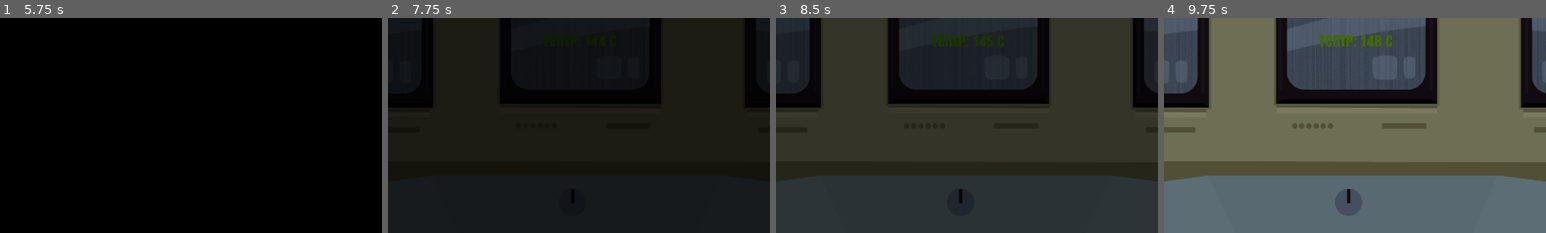
Above: before the commit, frames 1-4 (left to right).
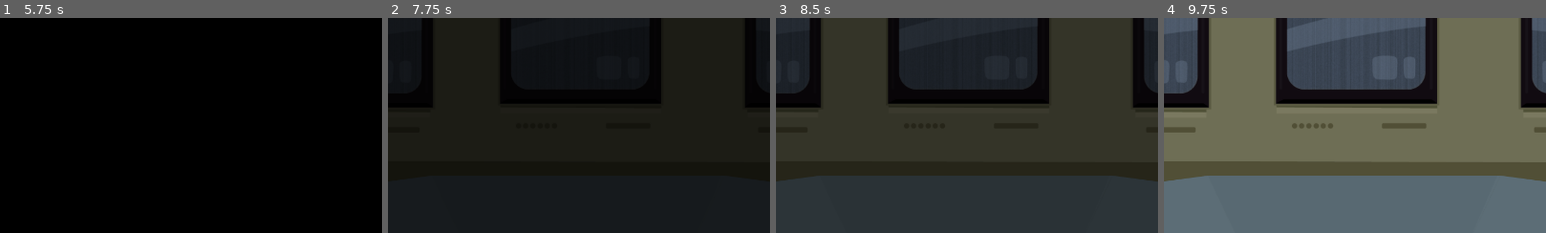
Above: after the commit, the same moments.

Repository: LuckyDog-Studios/ReactorControl
Game: Godot game, scene res://scenes/main_menu.tscn
The game is run twice, just before and just after one commit, with the same random seed, the same clock (stepped at 60 frames per second) and the same inputs. Sound files missing from this copy of the repository are replaced by a short silence.
Inputs (mouse positions are % of the whole screen's width and height, from its top left):
- Up to frame 1 (5.75 s): click "Start" at 0.5 s; click "Start" at 1.25 s; click "Start" at 2 s; click "Settings" at 2.75 s; move the mouse to (72, 45) at 3.52 s; tap Enter at 4.25 s; move the mouse to (49, 56) at 4.27 s; tap Space (SPACE) at 4.35, 5 s; move the mouse to (60, 28) at 5.02 s; hold Space (SPACE) from 5.03 s (still down)
- Up to frame 2 (7.75 s): tap Enter at 5.75, 7.25 s; move the mouse to (45, 70) at 5.77 s; release Space (SPACE) at 5.78 s; tap Space (SPACE) at 5.85, 6.5, 7.35 s; move the mouse to (80, 65) at 6.52 s; hold Space (SPACE) 6.53-7.28 s; move the mouse to (20, 35) at 7.27 s
- Up to frame 3 (8.5 s): tap Space (SPACE) at 8 s; move the mouse to (55, 50) at 8.02 s; hold Space (SPACE) from 8.03 s (still down)
- Up to frame 4 (9.75 s): move the mouse to (35, 25) at 8.77 s; release Space (SPACE) at 8.78 s; tap Space (SPACE) at 8.85 s; move the mouse to (72, 45) at 9.52 s; hold Space (SPACE) from 9.53 s (still down)
The pictures show only the part of the screen within x 25-75%, y 13-63%; the shares and areas given below are measured in that part.

Frame 1 is identical in both runs. In frame 2, 0.2% of the frame differs, in the area x 40-50%, y 8-86%; in frame 3, 0.6%; in frame 4, 1.3%, in the area x 40-60%, y 8-92%.
Error before the commit: Cannot call method 'change_scene_to_file' on a null value. (res://scenes/main_menu.gd:9)
Error after the commit: Cannot call method 'change_scene_to_file' on a null value. (res://scripts/main_menu.gd:9)

Commit message:
improved code slightly for starting sequence

Diff:
--- a/scenes/explosion_effect.tscn
+++ b/scenes/explosion_effect.tscn
@@ -88,7 +88,13 @@
 "explosion": SubResource("Animation_10uud")
 }
 
-[node name="Explosion Effect" type="Node2D"]
+[node name="Explosion Effect" type="Control"]
+layout_mode = 3
+anchors_preset = 15
+anchor_right = 1.0
+anchor_bottom = 1.0
+grow_horizontal = 2
+grow_vertical = 2
 
 [node name="AnimationPlayer" type="AnimationPlayer" parent="."]
 libraries = {
@@ -99,10 +105,12 @@
 [node name="ColorRect" type="ColorRect" parent="."]
 self_modulate = Color(1, 1, 1, 0)
 top_level = true
-offset_left = -22.0
-offset_top = -37.0
-offset_right = 1177.0
-offset_bottom = 674.0
+layout_mode = 1
+anchors_preset = 15
+anchor_right = 1.0
+anchor_bottom = 1.0
+grow_horizontal = 2
+grow_vertical = 2
 size_flags_vertical = 8
 
 [node name="SFX" type="Node" parent="."]
--- a/scenes/game.tscn
+++ /dev/null
@@ -1,209 +0,0 @@
-[gd_scene load_steps=16 format=3 uid="uid://c33o2lwv0nhgd"]
-
-[ext_resource type="Script" path="res://scripts/game.gd" id="1_dnj6m"]
-[ext_resource type="Texture2D" uid="uid://cxbc3iybvsxol" path="res://assets/sprites/temp bg.png" id="1_ikh0n"]
-[ext_resource type="PackedScene" uid="uid://blxoaaoq5ojah" path="res://scenes/dial.tscn" id="2_0eu7q"]
-[ext_resource type="Texture2D" uid="uid://cv0xiybe3480p" path="res://assets/sprites/control panel temp 2.png" id="2_53gsd"]
-[ext_resource type="PackedScene" uid="uid://be7yh8pbi0c6v" path="res://scenes/dialogue.tscn" id="3_33gnw"]
-[ext_resource type="PackedScene" uid="uid://cgk103hsb1ves" path="res://scenes/temperature_system.tscn" id="3_lucyu"]
-[ext_resource type="Texture2D" uid="uid://cnkxuv67uivd4" path="res://assets/sprites/Screen slight side pov.png" id="6_s72d6"]
-[ext_resource type="Texture2D" uid="uid://dfjsmwig40k57" path="res://assets/sprites/Sreen front pov.png" id="7_kgpya"]
-[ext_resource type="PackedScene" uid="uid://d3r74yl807ykd" path="res://scenes/random_event_machine.tscn" id="8_2xqu4"]
-[ext_resource type="PackedScene" uid="uid://ct6eta633c7pu" path="res://scenes/explosion_effect.tscn" id="9_sxn86"]
-[ext_resource type="PackedScene" uid="uid://c0twpdx55si15" path="res://scenes/PauseMenu.tscn" id="11_mwg0y"]
-[ext_resource type="AudioStream" uid="uid://bi1n6oh7nc0ss" path="res://assets/sounds/738590__randomrecord19__alarm-4.wav" id="12_e3o6m"]
-
-[sub_resource type="Animation" id="Animation_b7270"]
-length = 0.001
-tracks/0/type = "value"
-tracks/0/imported = false
-tracks/0/enabled = true
-tracks/0/path = NodePath("UI Elements/ColorRect:color")
-tracks/0/interp = 1
-tracks/0/loop_wrap = true
-tracks/0/keys = {
-"times": PackedFloat32Array(0),
-"transitions": PackedFloat32Array(1),
-"update": 0,
-"values": [Color(0, 0, 0, 1)]
-}
-tracks/1/type = "value"
-tracks/1/imported = false
-tracks/1/enabled = true
-tracks/1/path = NodePath("Sounds/738590Randomrecord19Alarm-4:playing")
-tracks/1/interp = 1
-tracks/1/loop_wrap = true
-tracks/1/keys = {
-"times": PackedFloat32Array(0),
-"transitions": PackedFloat32Array(1),
-"update": 1,
-"values": [false]
-}
-tracks/2/type = "value"
-tracks/2/imported = false
-tracks/2/enabled = true
-tracks/2/path = NodePath("Sounds/738590Randomrecord19Alarm-4:volume_db")
-tracks/2/interp = 1
-tracks/2/loop_wrap = true
-tracks/2/keys = {
-"times": PackedFloat32Array(0),
-"transitions": PackedFloat32Array(1),
-"update": 0,
-"values": [0.0]
-}
-tracks/3/type = "value"
-tracks/3/imported = false
-tracks/3/enabled = true
-tracks/3/path = NodePath("Sounds/738590Randomrecord19Alarm-4:pitch_scale")
-tracks/3/interp = 1
-tracks/3/loop_wrap = true
-tracks/3/keys = {
-"times": PackedFloat32Array(0),
-"transitions": PackedFloat32Array(1),
-"update": 0,
-"values": [1.0]
-}
-
-[sub_resource type="Animation" id="Animation_k614b"]
-resource_name = "starting_sequence"
-length = 20.0
-tracks/0/type = "value"
-tracks/0/imported = false
-tracks/0/enabled = true
-tracks/0/path = NodePath("UI Elements/ColorRect:color")
-tracks/0/interp = 1
-tracks/0/loop_wrap = true
-tracks/0/keys = {
-"times": PackedFloat32Array(0, 2.03333, 7),
-"transitions": PackedFloat32Array(1, 2.07053, 1),
-"update": 0,
-"values": [Color(0, 0, 0, 1), Color(0, 0, 0, 1), Color(0, 0, 0, 0)]
-}
-tracks/1/type = "value"
-tracks/1/imported = false
-tracks/1/enabled = true
-tracks/1/path = NodePath("Sounds/738590Randomrecord19Alarm-4:playing")
-tracks/1/interp = 1
-tracks/1/loop_wrap = true
-tracks/1/keys = {
-"times": PackedFloat32Array(0.133333),
-"transitions": PackedFloat32Array(1),
-"update": 1,
-"values": [true]
-}
-tracks/2/type = "value"
-tracks/2/imported = false
-tracks/2/enabled = true
-tracks/2/path = NodePath("Sounds/738590Randomrecord19Alarm-4:volume_db")
-tracks/2/interp = 1
-tracks/2/loop_wrap = true
-tracks/2/keys = {
-"times": PackedFloat32Array(0, 6.8),
-"transitions": PackedFloat32Array(0.535887, 1),
-"update": 0,
-"values": [-80.0, -10.0]
-}
-tracks/3/type = "value"
-tracks/3/imported = false
-tracks/3/enabled = true
-tracks/3/path = NodePath("Sounds/738590Randomrecord19Alarm-4:pitch_scale")
-tracks/3/interp = 1
-tracks/3/loop_wrap = true
-tracks/3/keys = {
-"times": PackedFloat32Array(2.7, 4.9),
-"transitions": PackedFloat32Array(1, 1),
-"update": 0,
-"values": [0.8, 1.0]
-}
-tracks/4/type = "method"
-tracks/4/imported = false
-tracks/4/enabled = true
-tracks/4/path = NodePath(".")
-tracks/4/interp = 1
-tracks/4/loop_wrap = true
-tracks/4/keys = {
-"times": PackedFloat32Array(7.76667),
-"transitions": PackedFloat32Array(1),
-"values": [{
-"args": [PackedStringArray("Testing... Testing.. 123... Testing", "It is working!"), PackedStringArray("Noah", "Noah")],
-"method": &"type_array"
-}]
-}
-
-[sub_resource type="AnimationLibrary" id="AnimationLibrary_h3kk6"]
-_data = {
-"RESET": SubResource("Animation_b7270"),
-"starting_sequence": SubResource("Animation_k614b")
-}
-
-[node name="Game" type="Node2D"]
-script = ExtResource("1_dnj6m")
-
-[node name="Art" type="Node2D" parent="."]
-scale = Vector2(1.66344, 1.66344)
-
-[node name="TempBg" type="Sprite2D" parent="Art"]
-position = Vector2(576, 324.5)
-scale = Vector2(0.76494, 0.589464)
-texture = ExtResource("1_ikh0n")
-
-[node name="Control Panel" type="Sprite2D" parent="Art"]
-position = Vector2(576, 568)
-scale = Vector2(0.794872, 0.794872)
-texture = ExtResource("2_53gsd")
-
-[node name="LeftScreen" type="Sprite2D" parent="Art"]
-position = Vector2(228, 138)
-texture = ExtResource("6_s72d6")
-
-[node name="MidScreen" type="Sprite2D" parent="Art"]
-position = Vector2(580, 138)
-texture = ExtResource("7_kgpya")
-
-[node name="RightScreen" type="Sprite2D" parent="Art"]
-position = Vector2(956, 138)
-texture = ExtResource("6_s72d6")
-flip_h = true
-
-[node name="Dial" parent="." instance=ExtResource("2_0eu7q")]
-position = Vector2(944, 600)
-
-[node name="Explosion Effect" parent="." instance=ExtResource("9_sxn86")]
-
-[node name="UI Elements" type="CanvasLayer" parent="."]
-
-[node name="Dialogue" parent="UI Elements" instance=ExtResource("3_33gnw")]
-
-[node name="Temperature System" parent="UI Elements" instance=ExtResource("3_lucyu")]
-anchors_preset = -1
-anchor_left = 0.4
-anchor_right = 0.599
-anchor_bottom = 0.0
-offset_left = 40.0
-offset_top = 104.0
-offset_right = -33.2479
-offset_bottom = 286.0
-size_flags_horizontal = 8
-
-[node name="Pause Menu" parent="UI Elements" instance=ExtResource("11_mwg0y")]
-
-[node name="ColorRect" type="ColorRect" parent="UI Elements"]
-anchors_preset = 15
-anchor_right = 1.0
-anchor_bottom = 1.0
-grow_horizontal = 2
-grow_vertical = 2
-mouse_filter = 2
-color = Color(0, 0, 0, 1)
-
-[node name="AnimationPlayer" type="AnimationPlayer" parent="."]
-libraries = {
-"": SubResource("AnimationLibrary_h3kk6")
-}
-
-[node name="Random Event Machine" parent="." instance=ExtResource("8_2xqu4")]
-
-[node name="Sounds" type="Node" parent="."]
-
-[node name="738590Randomrecord19Alarm-4" type="AudioStreamPlayer" parent="Sounds"]
-stream = ExtResource("12_e3o6m")
--- a/scenes/main_menu.tscn
+++ b/scenes/main_menu.tscn
@@ -1,6 +1,6 @@
 [gd_scene load_steps=5 format=3 uid="uid://bfxflwcsoygu"]
 
-[ext_resource type="Script" path="res://scenes/main_menu.gd" id="1_p2008"]
+[ext_resource type="Script" path="res://scripts/main_menu.gd" id="1_p2008"]
 
 [sub_resource type="Animation" id="Animation_hdxlj"]
 length = 0.001
--- /dev/null
+++ b/scenes/startingsequence.tscn
@@ -0,0 +1,191 @@
+[gd_scene load_steps=16 format=3 uid="uid://c33o2lwv0nhgd"]
+
+[ext_resource type="Script" path="res://scripts/game.gd" id="1_xkqpl"]
+[ext_resource type="Texture2D" uid="uid://cxbc3iybvsxol" path="res://assets/sprites/temp bg.png" id="2_2nboh"]
+[ext_resource type="Texture2D" uid="uid://cv0xiybe3480p" path="res://assets/sprites/control panel temp 2.png" id="3_c8g3w"]
+[ext_resource type="Texture2D" uid="uid://cnkxuv67uivd4" path="res://assets/sprites/Screen slight side pov.png" id="4_l3pbo"]
+[ext_resource type="Texture2D" uid="uid://dfjsmwig40k57" path="res://assets/sprites/Sreen front pov.png" id="5_4fe1s"]
+[ext_resource type="PackedScene" uid="uid://be7yh8pbi0c6v" path="res://scenes/dialogue.tscn" id="6_21dy5"]
+[ext_resource type="PackedScene" uid="uid://c0twpdx55si15" path="res://scenes/PauseMenu.tscn" id="7_e4vty"]
+[ext_resource type="PackedScene" uid="uid://ct6eta633c7pu" path="res://scenes/explosion_effect.tscn" id="8_3ek5j"]
+[ext_resource type="Script" path="res://scripts/sounds.gd" id="10_r75c2"]
+[ext_resource type="AudioStream" uid="uid://dagy1ctsdc812" path="res://assets/sounds/alarm.wav" id="11_pu4yw"]
+
+[sub_resource type="ShaderMaterial" id="ShaderMaterial_kgn6p"]
+
+[sub_resource type="Animation" id="Animation_b7270"]
+length = 0.001
+tracks/0/type = "value"
+tracks/0/imported = false
+tracks/0/enabled = true
+tracks/0/path = NodePath("UI Elements/FadeInRectangle:color")
+tracks/0/interp = 1
+tracks/0/loop_wrap = true
+tracks/0/keys = {
+"times": PackedFloat32Array(0),
+"transitions": PackedFloat32Array(1),
+"update": 0,
+"values": [Color(0, 0, 0, 1)]
+}
+tracks/1/type = "value"
+tracks/1/imported = false
+tracks/1/enabled = true
+tracks/1/path = NodePath("Sounds/AlarmSoundsPlayer:playing")
+tracks/1/interp = 1
+tracks/1/loop_wrap = true
+tracks/1/keys = {
+"times": PackedFloat32Array(0),
+"transitions": PackedFloat32Array(1),
+"update": 1,
+"values": [false]
+}
+tracks/2/type = "value"
+tracks/2/imported = false
+tracks/2/enabled = true
+tracks/2/path = NodePath("Sounds/AlarmSoundsPlayer:volume_db")
+tracks/2/interp = 1
+tracks/2/loop_wrap = true
+tracks/2/keys = {
+"times": PackedFloat32Array(0),
+"transitions": PackedFloat32Array(1),
+"update": 0,
+"values": [-10.0]
+}
+
+[sub_resource type="Animation" id="Animation_gpuvn"]
+resource_name = "repeat warning"
+length = 13.2333
+loop_mode = 1
+
+[sub_resource type="Animation" id="Animation_k614b"]
+resource_name = "starting_sequence"
+length = 13.3667
+tracks/0/type = "value"
+tracks/0/imported = false
+tracks/0/enabled = true
+tracks/0/path = NodePath("UI Elements/FadeInRectangle:color")
+tracks/0/interp = 1
+tracks/0/loop_wrap = true
+tracks/0/keys = {
+"times": PackedFloat32Array(0, 2.03333, 7),
+"transitions": PackedFloat32Array(1, 2.07053, 1),
+"update": 0,
+"values": [Color(0, 0, 0, 1), Color(0, 0, 0, 1), Color(0, 0, 0, 0)]
+}
+tracks/1/type = "method"
+tracks/1/imported = false
+tracks/1/enabled = true
+tracks/1/path = NodePath(".")
+tracks/1/interp = 1
+tracks/1/loop_wrap = true
+tracks/1/keys = {
+"times": PackedFloat32Array(7.76667),
+"transitions": PackedFloat32Array(1),
+"values": [{
+"args": [PackedStringArray("Testing... Testing.. 123... Testing", "It is working!"), PackedStringArray("Noah", "Noah")],
+"method": &"type_array"
+}]
+}
+tracks/2/type = "value"
+tracks/2/imported = false
+tracks/2/enabled = true
+tracks/2/path = NodePath("Sounds/AlarmSoundsPlayer:playing")
+tracks/2/interp = 1
+tracks/2/loop_wrap = true
+tracks/2/keys = {
+"times": PackedFloat32Array(0.3),
+"transitions": PackedFloat32Array(1),
+"update": 1,
+"values": [true]
+}
+tracks/3/type = "value"
+tracks/3/imported = false
+tracks/3/enabled = true
+tracks/3/path = NodePath("Sounds/AlarmSoundsPlayer:volume_db")
+tracks/3/interp = 1
+tracks/3/loop_wrap = true
+tracks/3/keys = {
+"times": PackedFloat32Array(0, 6.16667),
+"transitions": PackedFloat32Array(1.7411, 1),
+"update": 0,
+"values": [-80.0, -10.0]
+}
+
+[sub_resource type="AnimationLibrary" id="AnimationLibrary_h3kk6"]
+_data = {
+"RESET": SubResource("Animation_b7270"),
+"repeat warning": SubResource("Animation_gpuvn"),
+"starting_sequence": SubResource("Animation_k614b")
+}
+
+[node name="StartingSequence" type="Node2D"]
+script = ExtResource("1_xkqpl")
+
+[node name="Art" type="Node2D" parent="."]
+material = SubResource("ShaderMaterial_kgn6p")
+scale = Vector2(1.66344, 1.66344)
+
+[node name="TempBg" type="Sprite2D" parent="Art"]
+use_parent_material = true
+position = Vector2(576, 324.5)
+scale = Vector2(0.76494, 0.589464)
+texture = ExtResource("2_2nboh")
+
+[node name="Control Panel" type="Sprite2D" parent="Art"]
+use_parent_material = true
+position = Vector2(576, 568)
+scale = Vector2(0.794872, 0.794872)
+texture = ExtResource("3_c8g3w")
+
+[node name="LeftScreen" type="Sprite2D" parent="Art"]
+use_parent_material = true
+position = Vector2(228, 138)
+texture = ExtResource("4_l3pbo")
+
+[node name="MidScreen" type="Sprite2D" parent="Art"]
+use_parent_material = true
+position = Vector2(580, 138)
+texture = ExtResource("5_4fe1s")
+
+[node name="RightScreen" type="Sprite2D" parent="Art"]
+use_parent_material = true
+position = Vector2(956, 138)
+texture = ExtResource("4_l3pbo")
+flip_h = true
+
+[node name="UI Elements" type="CanvasLayer" parent="."]
+
+[node name="Dialogue" parent="UI Elements" instance=ExtResource("6_21dy5")]
+
+[node name="FadeInRectangle" type="ColorRect" parent="UI Elements"]
+anchors_preset = 15
+anchor_right = 1.0
+anchor_bottom = 1.0
+grow_horizontal = 2
+grow_vertical = 2
+mouse_filter = 2
+color = Color(0, 0, 0, 1)
+
+[node name="Explosion Effect" parent="UI Elements" instance=ExtResource("8_3ek5j")]
+offset_left = -336.0
+offset_top = -144.0
+offset_right = -336.0
+offset_bottom = -144.0
+mouse_filter = 2
+
+[node name="Pause Menu" parent="UI Elements" instance=ExtResource("7_e4vty")]
+
+[node name="AnimationPlayer" type="AnimationPlayer" parent="."]
+libraries = {
+"": SubResource("AnimationLibrary_h3kk6")
+}
+
+[node name="Sounds" type="Node" parent="."]
+script = ExtResource("10_r75c2")
+
+[node name="AlarmSoundsPlayer" type="AudioStreamPlayer" parent="Sounds"]
+stream = ExtResource("11_pu4yw")
+volume_db = -10.0
+
+[connection signal="DialogueComplete" from="UI Elements/Dialogue" to="." method="_on_dialogue_dialogue_complete"]
+[connection signal="finished" from="Sounds/AlarmSoundsPlayer" to="Sounds" method="_on_alarm_sounds_player_finished"]
--- a/scripts/dialogue.gd
+++ b/scripts/dialogue.gd
@@ -4,6 +4,8 @@
 var letter_delay = 0.05
 @export var test_text_queue: Array[String] = ["Testimg testing...", "Andrew is a funny guy"]
 @export var test_queue_names: Array[String] = ["noah", "gyorgy"]
+
+signal DialogueComplete
 
 func type_text(line: String, speaker: String) -> void:
 	text.clear()
@@ -29,6 +31,8 @@
 		await yield_until_space_pressed()
 	$AnimationPlayer.play_backwards("appear")
 
+	DialogueComplete.emit()
+
 
 # Called every frame. 'delta' is the elapsed time since the previous frame.
 func _process(delta: float) -> void:
--- a/scripts/game.gd
+++ b/scripts/game.gd
@@ -1,10 +1,13 @@
 extends Node2D
-@onready var explosion_effect: AnimationPlayer = $"Explosion Effect/AnimationPlayer"
+@onready var explosion_effect: AnimationPlayer = $"UI Elements/Explosion Effect/AnimationPlayer"
 @onready var dialogue: Control = $"UI Elements/Dialogue"
 
 func _ready() -> void:
-	$AnimationPlayer.play("starting_sequence")
-	$"UI Elements/Temperature System".connect("GameOver", game_over)
+	play_starting_sequence()
+
+	if $"UI Elements/Temperature System":
+		$"UI Elements/Temperature System".connect("GameOver", game_over)
+
 
 func game_over():
 	await get_tree().create_timer(2).timeout
@@ -13,5 +16,19 @@
 	get_tree().quit()
 
 func type_array(text_queue: Array[String], queue_names: Array[String]) -> void:
-	print("Parent function called!")
 	dialogue.type_array(text_queue, queue_names);
+
+func play_starting_sequence() -> void:
+	$AnimationPlayer.play("starting_sequence")
+	await $AnimationPlayer.animation_finished
+	$AnimationPlayer.play("repeat warning")
+
+
+
+func _on_dialogue_dialogue_complete() -> void:
+	await get_tree().create_timer(1).timeout
+	explosion_effect.play("explosion")
+	await get_tree().create_timer(0.5).timeout
+	$AnimationPlayer.stop()
+	$"UI Elements/FadeInRectangle".visible = false
+	$Sounds/AlarmSoundsPlayer.stream_paused = true
--- a/scenes/main_menu.gd
+++ b/scripts/main_menu.gd
@@ -6,7 +6,7 @@
 func _on_start_button_pressed() -> void:
 	$AnimationPlayer.play("start")
 	await $AnimationPlayer.animation_finished
-	get_tree().change_scene_to_file("res://scenes/game.tscn")
+	get_tree().change_scene_to_file("res://scenes/startingsequence.tscn")
 
 
 func _on_quit_button_pressed() -> void:
--- /dev/null
+++ b/scripts/sounds.gd
@@ -0,0 +1,8 @@
+extends Node
+
+@onready var alarm_sounds_player: AudioStreamPlayer = $AlarmSoundsPlayer
+
+
+
+func _on_alarm_sounds_player_finished() -> void:
+	alarm_sounds_player.play()
--- /dev/null
+++ b/shader scripts/GlitchyRewind.gdshader
@@ -0,0 +1,36 @@
+shader_type canvas_item;
+
+uniform float glitch_strength_coef = 0.03;
+
+void fragment() {
+    vec2 uv = UV;
+
+    // === RANDOM JITTER EFFECT ===
+    float glitch_strength = sin(TIME * 5.0) * (glitch_strength_coef); // Strength of distortion varies over time
+    float scanline_offset = sin(uv.y * 100.0 + TIME * 10.0) * glitch_strength; // Per-line offset
+
+    // Add random jumps for a "corrupt frame" effect
+    if (fract(sin(TIME * 20.0) * 43758.5453) > 0.9) {
+        uv.x += glitch_strength * 3.0; // Sudden horizontal shift
+    }
+
+    uv.x += scanline_offset; // Apply per-line distortion
+
+    // === RGB SEPARATION EFFECT ===
+    float r = texture(TEXTURE, uv + vec2(0.005, 0.0)).r;
+    float g = texture(TEXTURE, uv).g;
+    float b = texture(TEXTURE, uv - vec2(0.005, 0.0)).b;
+
+    vec3 col = vec3(r, g, b); // Recombine shifted color channels
+
+    // === RANDOM NOISE EFFECT ===
+    float noise = fract(sin(dot(uv + TIME, vec2(12.9898, 78.233))) * 43758.5453);
+    col += vec3(noise * 0.1); // Add subtle noise
+
+    // === OCCASIONAL GLITCH BARS (HARD CUTS) ===
+    if (fract(sin(TIME * 50.0) * 43758.5453) > 0.97) {
+        uv.y += 0.05; // Sudden vertical shift of part of the image
+    }
+
+    COLOR = vec4(col, texture(TEXTURE, uv).a);
+}
Not shown, added: assets/sounds/alarm.wav.import
Not shown, added: assets/sounds/mixkit-tape-rewind-cinematic-transition-1088.wav.import
Not shown, added: assets/sounds/alarm.wav
Not shown, added: assets/sounds/mixkit-tape-rewind-cinematic-transition-1088.wav
